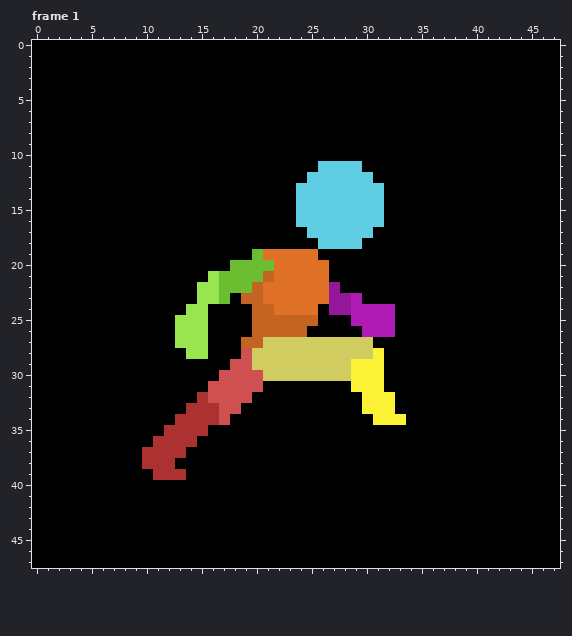
Pixel-art file: Diplomagic_GFX/Character_Sprites/ProtoPlayer_Sprites/ProtoPlayer_Stock_Sprites/ProtoPlayer_Run/player run 48x48.aseprite. Above, as it was before the edit.
48x48 pixels, 8 frames. Shown: frame 1. The commit also changed other frames, which this record leaves out.
And afterwards:
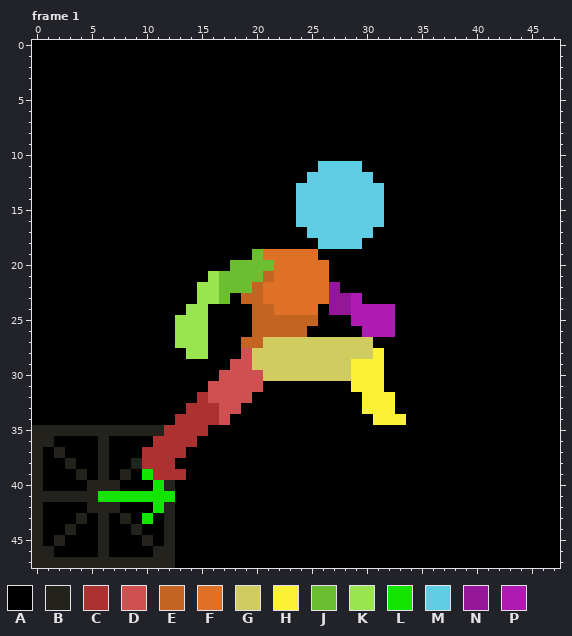
Palette (. is transparent): A #000000  B #24221c  C #ac3232  D #ce5050  E #c46423  F #df7126  G #d1cc60  H #fbf236  J #6abe30  K #99e550  L #13e500  M #5fcde4  N #951799  P #af1ab2
Edits made:
Frame 1, layer "Background":
The author changed colour A to colour B in row 35 at x 0 to 11; in row 36 at x 0 to 1 and 6; in row 37 at x 0, 2 and 6; in row 38 at x 0, 3, 6 and 9; in row 39 at x 0, 4, 6 and 8; in row 40 at x 0, 5 to 7 and 12.
The author changed colour A to colour B in row 41 at x 0 to 5; in row 42 at x 0, 5 to 7 and 12; in row 43 at x 0, 4, 6, 8 and 12; in row 44 at x 0, 3, 6, 9 and 12; in row 45 at x 0, 2, 6, 10 and 12; in row 46 at x 0 to 1, 6 and 11 to 12.
The author changed colour A to colour B in row 47 at x 0 to 12.
The author changed colour A to colour L in row 39 at x 10; in row 40 at x 11; in row 41 at x 6 to 12; in row 42 at x 11; in row 43 at x 10.
